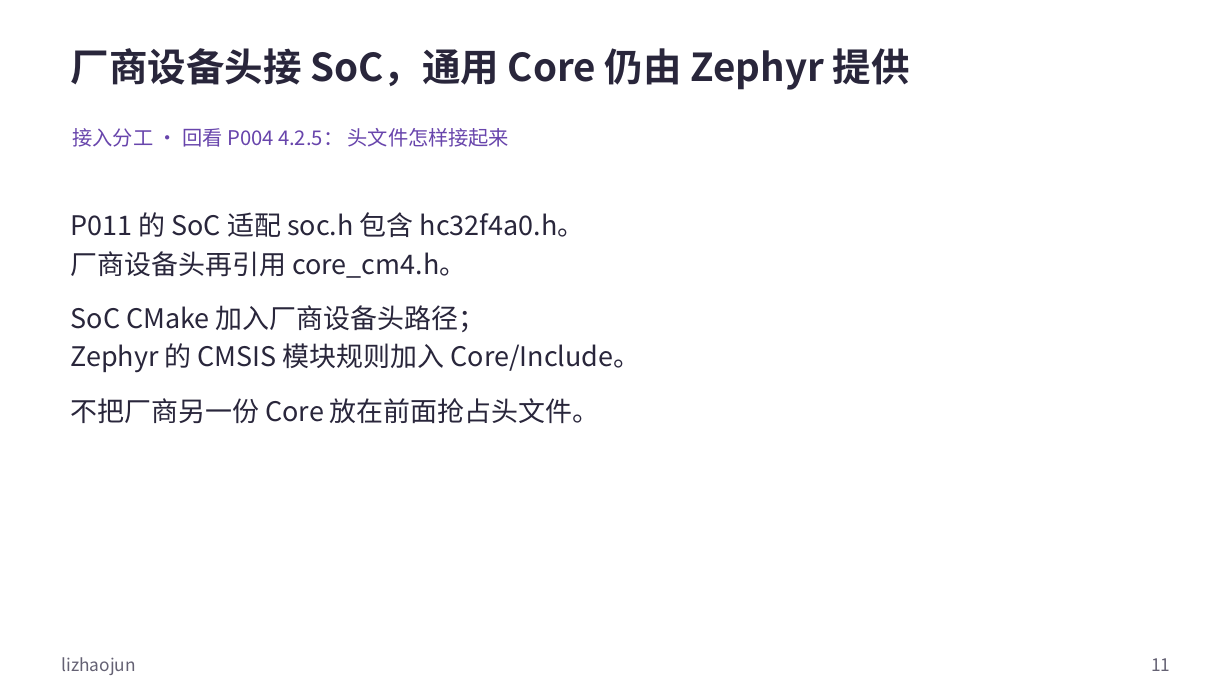
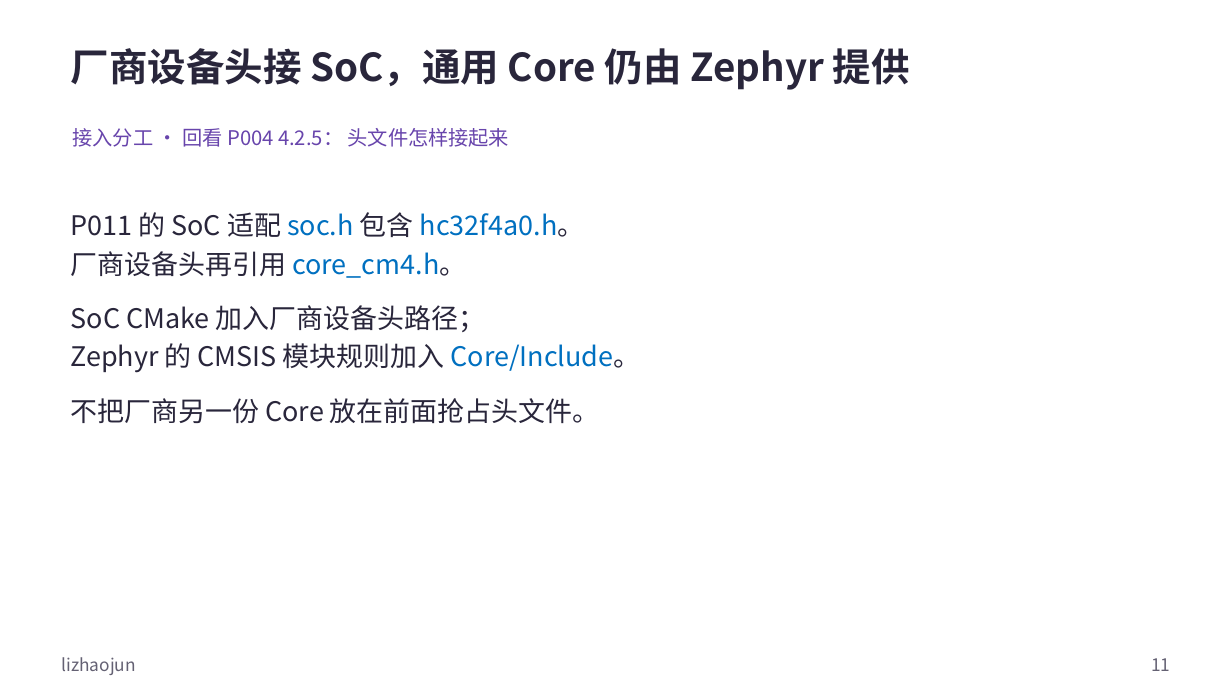
Before and after one commit to FormingSystem/zephyr_hc32f4a0, a slide deck: slide 11 of learning/P01_zephyr_make_project/slides/P005_源码模块接入Zephyr工程_Windows.pptx. Drawn at 1232x693 pixels with LibreOffice and Linux fonts; fonts in the diff are those of the drawing. Boxes give left, top, right and bottom in pixels: in the first picture for what was removed or moved away, otherwise in the second. Text is boxed around its words. In the diff, an @@ line names an element or a change of style, - is before the commit and + after.

Commit message:
content(learning/modules): 统一源码模块接入图示与代码样式
- 区分模块路径、YAML 字段、派生变量与 CMake 接口，补图例并校正下载及新增板章节的导航文字。
- 正式 PPT 与可重建原生源同步，保留封面、媒体、批注和非正文页脚署名。

```diff
--- a/learning/P01_zephyr_make_project/slides/P005_源码模块接入Zephyr工程_Windows.pptx
+++ b/learning/P01_zephyr_make_project/slides/P005_源码模块接入Zephyr工程_Windows.pptx
@@ text at (x1=71, y1=212, x2=641, y2=373): text colour #29263B to #0070C0 in "soc.h hc32f4a0.h。", "core_cm4.h。", "Core/Include。" @@
```
Also in this commit, not shown: 11 other slides changed, 14 other files.
